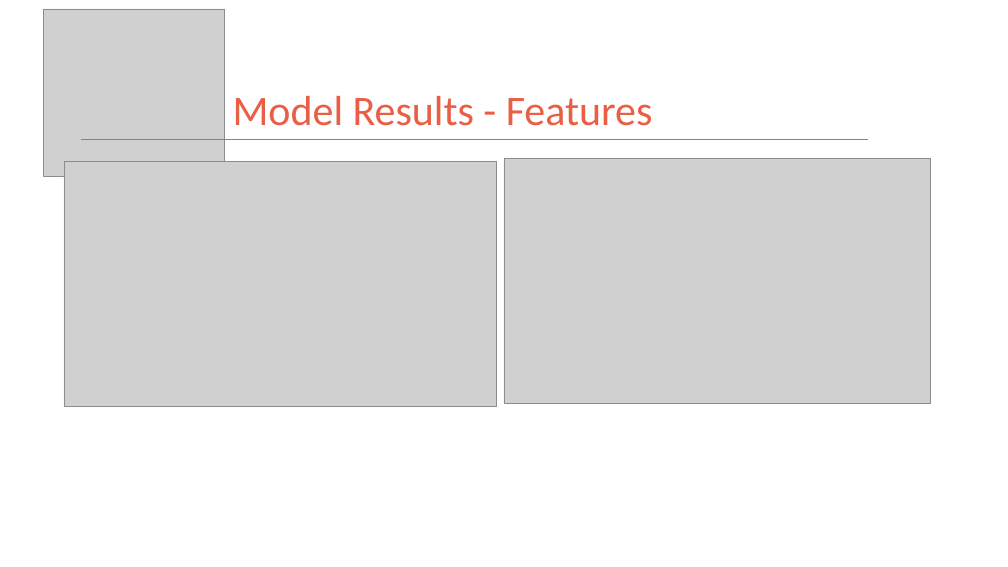
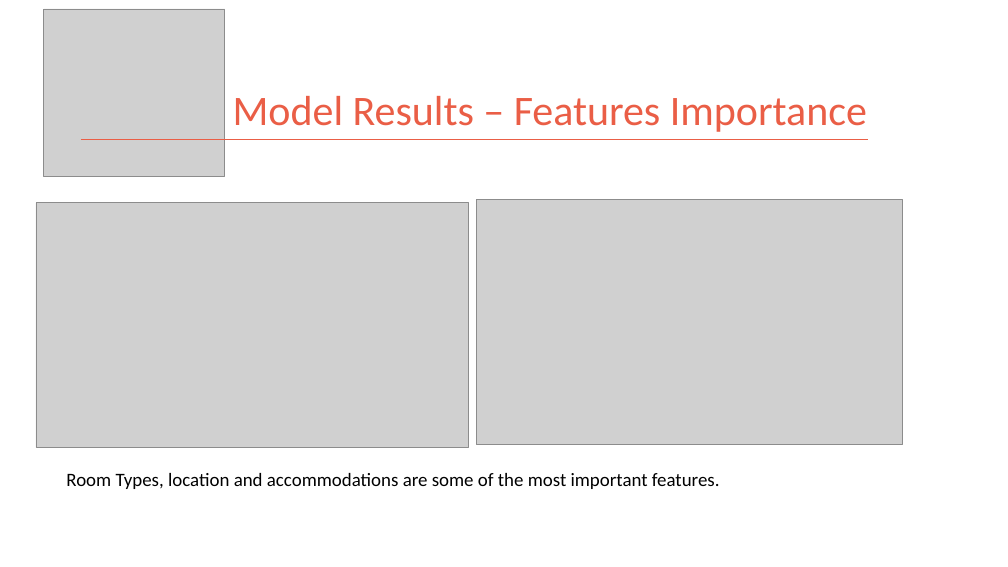
Before and after one commit to kman4/AirbnbPredictions, a slide deck: slide 17 of Airbnb Price Predictions (Model).pptx. Drawn at 1008x567 pixels with LibreOffice and Linux fonts; fonts in the diff are those of the drawing; grey boxes stand for pictures. Boxes give left, top, right and bottom in pixels: in the first picture for what was removed or moved away, otherwise in the second. Text is boxed around its words. In the diff, an @@ line names an element or a change of style, - is before the commit and + after.

```diff
--- a/Airbnb Price Predictions (Model).pptx
+++ b/Airbnb Price Predictions (Model).pptx
@@ title at bbox=[233, 96, 867, 132]: text changed @@
-Model Results - Features
+Model Results – Features Importance
@@ picture: place and size @@
-picture at bbox=[64, 161, 497, 406]
+picture at bbox=[36, 203, 469, 448]
@@ picture: place and size @@
-picture at bbox=[504, 158, 931, 403]
+picture at bbox=[476, 200, 903, 445]
@@ text added at bbox=[66, 473, 720, 489], 18 pt, text #000000 @@
+Room Types, location and accommodations are some of the most important features.
```
Also in this commit, not shown: 7 other slides changed.
